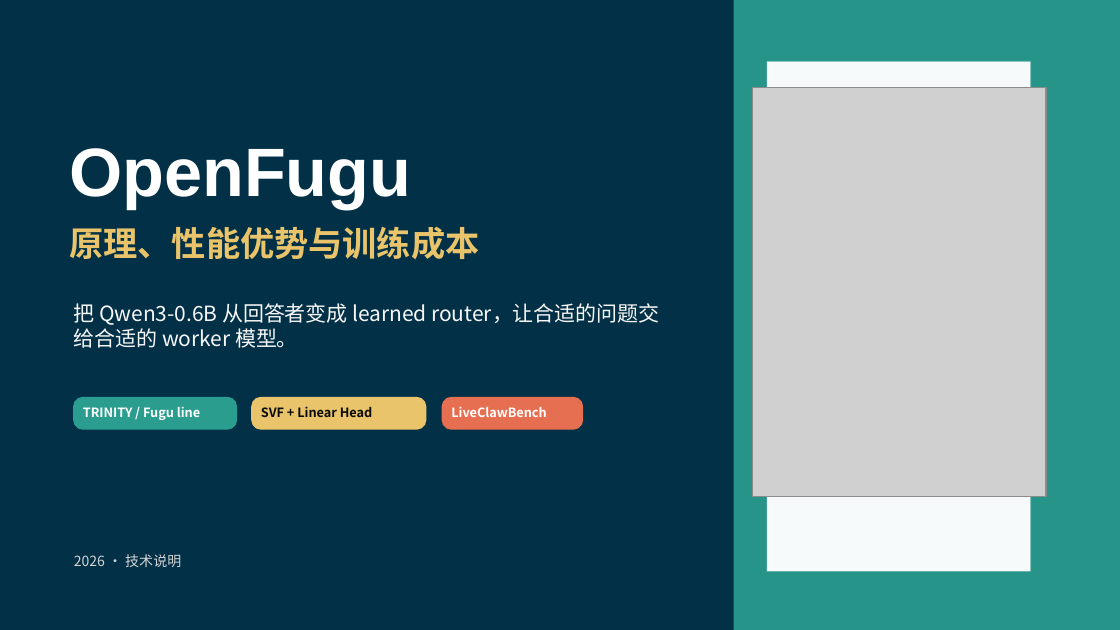
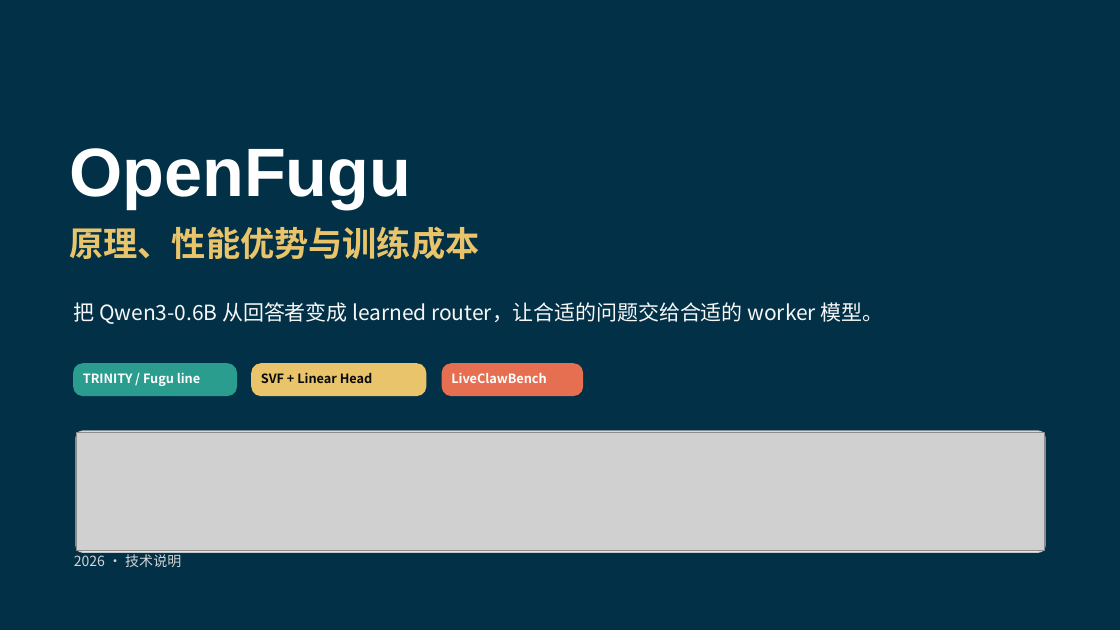
Before and after one commit to luckfu/OpenFugu, a slide deck: slide 1 of slides/output/openfugu_principles_training_cost.pptx. Drawn at 1120x630 pixels with LibreOffice and Linux fonts; fonts in the diff are those of the drawing; grey boxes stand for pictures. Boxes give left, top, right and bottom in pixels: in the first picture for what was removed or moved away, otherwise in the second. Text is boxed around its words. In the diff, an @@ line names an element or a change of style, - is before the commit and + after.

Commit message:
Fix presentation image aspect ratios

```diff
--- a/slides/output/openfugu_principles_training_cost.pptx
+++ b/slides/output/openfugu_principles_training_cost.pptx
@@ rectangle removed at (x1=734, y1=0, x2=1120, y2=629) @@
@@ rectangle removed at (x1=767, y1=62, x2=1030, y2=571) @@
@@ text "把 Qwen3-0.6B 从回答者变成 learned router，让合适的问题交给合适的 ..." rewrapped from (x1=74, y1=303, x2=659, y2=348) to (x1=74, y1=302, x2=884, y2=324) @@
@@ 3 texts, 3 rounded rectangles moved together from (x1=74, y1=398, x2=582, y2=429) to (x1=74, y1=364, x2=582, y2=395) @@
@@ picture resized from (x1=753, y1=87, x2=1046, y2=496) to (x1=76, y1=432, x2=1045, y2=551) @@
@@ rounded rectangle added at (x1=76, y1=431, x2=1045, y2=552), fill #FFFFFF, outline #D4D4D4 1 pt @@
```
Also in this commit, not shown: 4 other slides changed, 1 other file.
